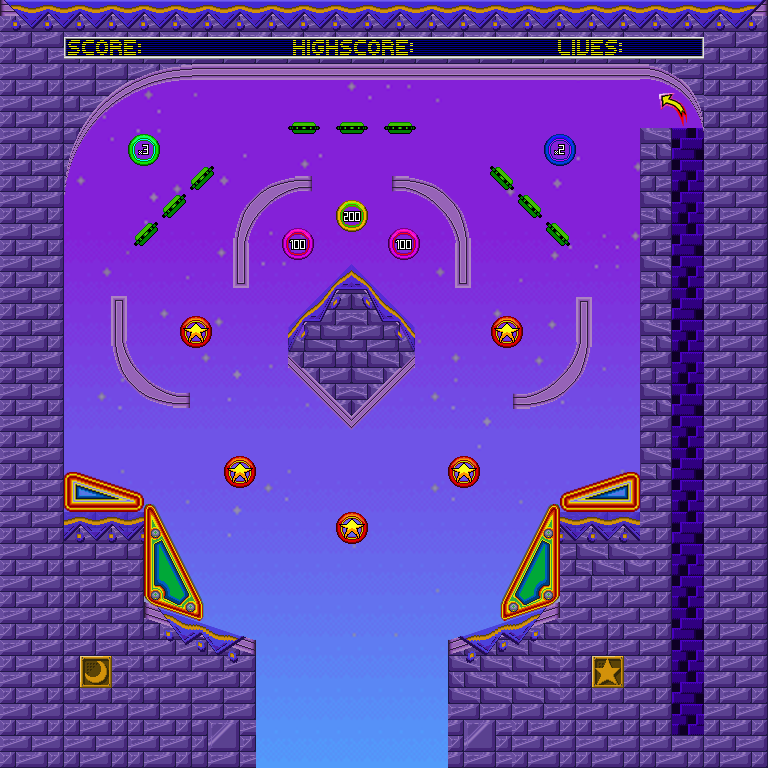
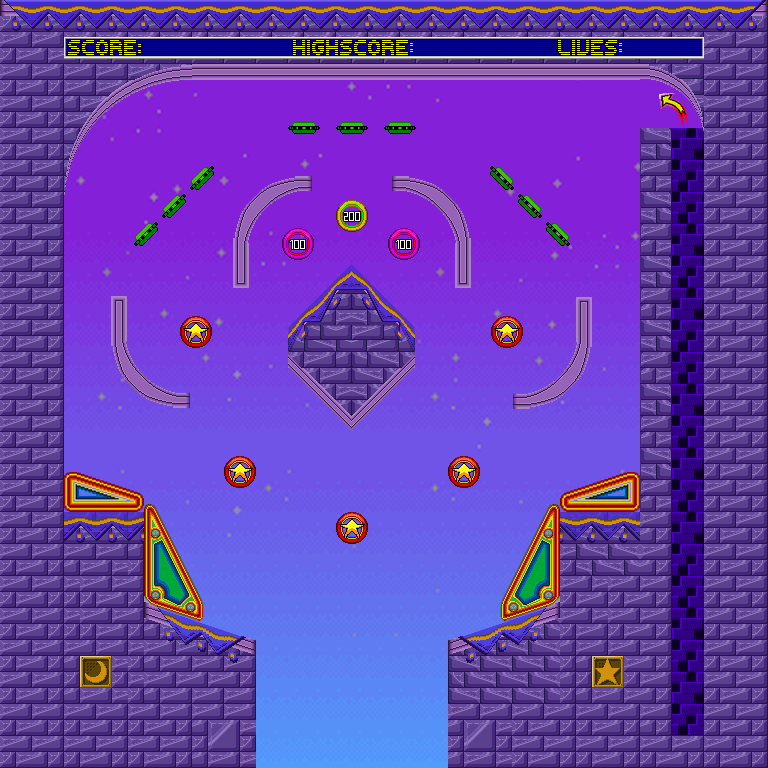
Layered file, before and after one edit (768 × 768). Changes by layer:
removed layer "x3" over <box>128,134,160,166</box>
removed layer "x2" over <box>544,134,576,166</box>
